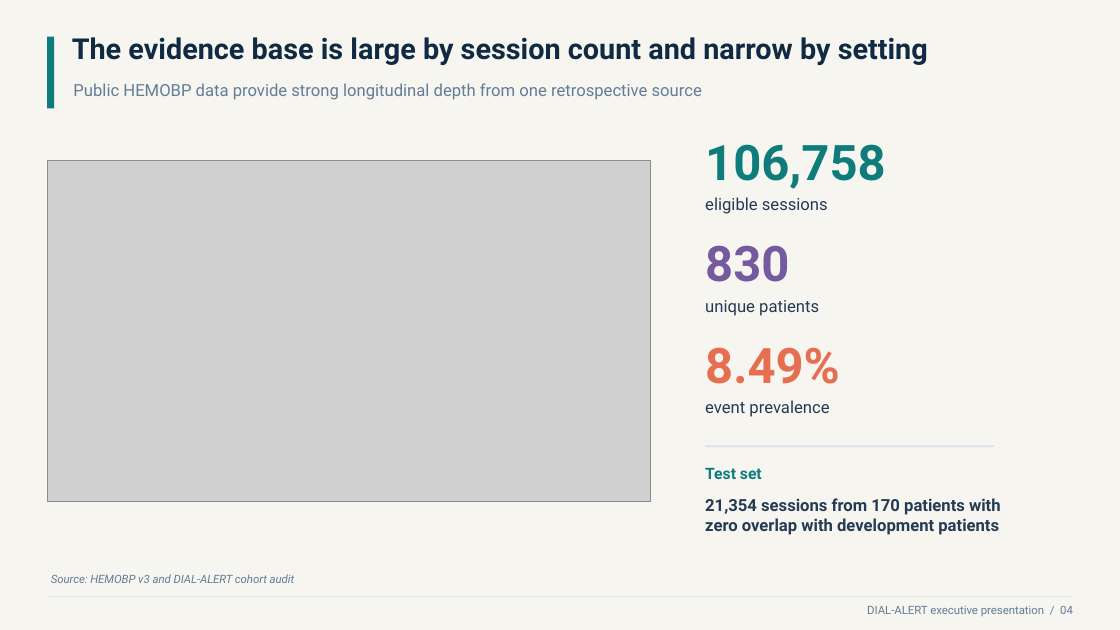
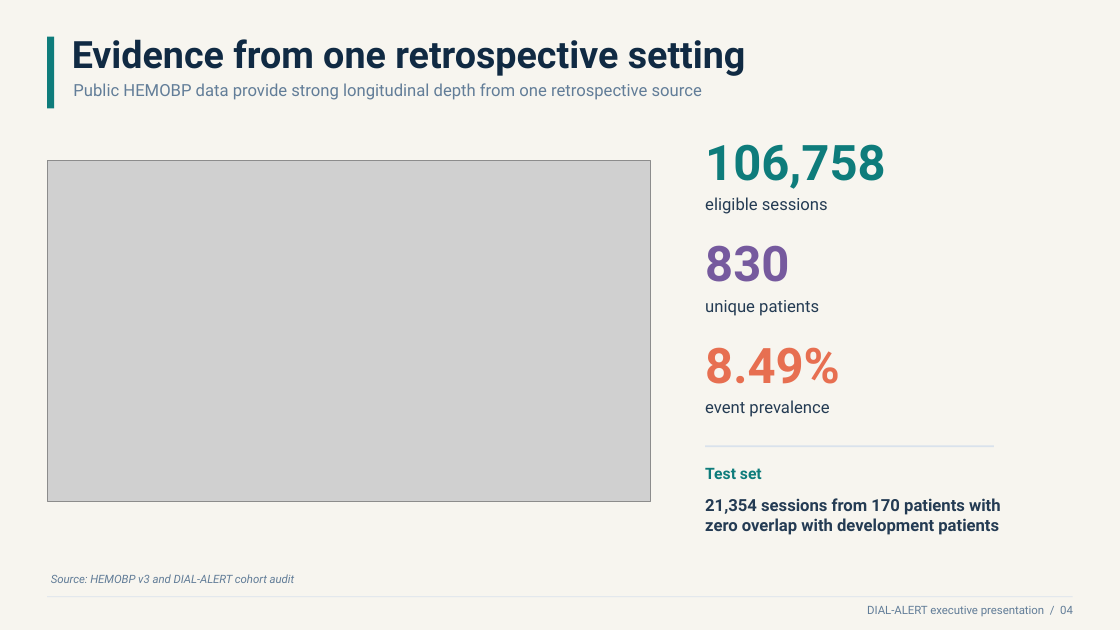
Before and after one commit to guillanofg/DIAL-ALERT, a slide deck: slide 4 of reports/Franklin_Guillano_DIAL_ALERT_Business_Presentation.pptx. Drawn at 1120x630 pixels with LibreOffice and Linux fonts; fonts in the diff are those of the drawing; grey boxes stand for pictures. Boxes give left, top, right and bottom in pixels: in the first picture for what was removed or moved away, otherwise in the second. Text is boxed around its words. In the diff, an @@ line names an element or a change of style, - is before the commit and + after.

Commit message:
Clarify submission evidence, improve presentations and document validation plans

```diff
--- a/reports/Franklin_Guillano_DIAL_ALERT_Business_Presentation.pptx
+++ b/reports/Franklin_Guillano_DIAL_ALERT_Business_Presentation.pptx
@@ text at box(72, 39, 746, 76): text changed; size 24.8 to 32.2 pt @@
-The evidence base is large by session count and narrow by setting
+Evidence from one retrospective setting
```
Also in this commit, not shown: 6 other slides changed, 1 slide added, 1 slide removed, 28 other files.
